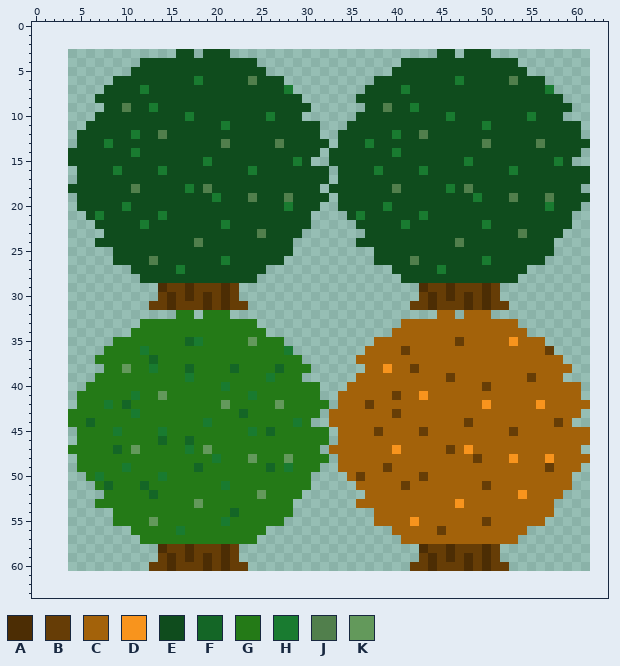
One commit to this pixel-art sprite: xavwi/sprites/spr_bush/48c2f02e-fc75-4398-978b-0e06c39520d2.png. Above is the file before it was changed.
The file is 58x58 pixels. Colours within 5 levels of each other are drawn and written as one. The old version is drawn lined up with the new one, on the new canvas.
Palette (. is transparent): A #4c2d04  B #663d06  C #a3620a  D #f8941d  E #0f4c1d  F #146626  G #247a17  H #197b30  J #517f4c  K #63995b
Pixels before (only the part around the change), first column x 0:
 0 ................................................................
 1 ................................................................
 2 ................................................................
 3 ................EE.EEE.......................EE.EEE.............
 4 ............EEEEEEEEEEEEE................EEEEEEEEEEEEE..........
 5 ...........EEEEEEEEEEEEEEE..............EEEEEEEEEEEEEEE.........
 6 .........EEEEEEEEEHEEEEEJEEE..........EEEEEEEEEHEEEEEJEEE.......
 7 ........EEEEHEEEEEEEEEEEEEEEH........EEEEHEEEEEEEEEEEEEEEH......
 8 .......EEEEEEEEEEEEEEEEEEEEEEE......EEEEEEEEEEEEEEEEEEEEEEE.....
 9 ........EEJEEHEEEEEEEEEEEEEEEEE......EEJEEHEEEEEEEEEEEEEEEEE....
10 .......EEEEEEEEEEHEEEEEEEEHEEE......EEEEEEEEEEHEEEEEEEEHEEE.....
11 ......EEEEEEEEEEEEEEEHEEEEEEEEEE...EEEEEEEEEEEEEEEHEEEEEEEEEE...
12 .....EEEEEEHEEJEEEEEEEEEEEEEEEEE..EEEEEEHEEJEEEEEEEEEEEEEEEEE...
13 .....EEEHEEEEEEEEEEEEJEEEEEJEEEEE.EEEHEEEEEEEEEEEEJEEEEEJEEEEE..
14 ....EEEEEEEHEEEEEEEEEEEEEEEEEEEE.EEEEEEEHEEEEEEEEEEEEEEEEEEEE...
15 ....EEEEEEEEEEEEEEEHEEEEEEEEEHE..EEEEEEEEEEEEEEEHEEEEEEEEEHE....
16 .....EEEEHEEEEHEEEEEEEEEHEEEEEEEE.EEEEHEEEEHEEEEEEEEEHEEEEEEEE..
17 .....EEEEEEEEEEEEEEEEEEEEEEEEEEEE.EEEEEEEEEEEEEEEEEEEEEEEEEEEE..
18 ....EEEEEEEJEEEEEHEJEEEEEEEEEEEE.EEEEEEEJEEEEEHEJEEEEEEEEEEEE...
19 .....EEEEEEEEEEEEEEEHEEEJEEEJEEEE.EEEEEEEEEEEEEEEHEEEJEEEJEEEE..
20 .....EEEEEHEEEEEEEEEEEEEEEEEHEEE..EEEEEHEEEEEEEEEEEEEEEEEHEEE...
21 ......EHEEEEEEHEEEEEEEEEEEEEEEE....EHEEEEEEHEEEEEEEEEEEEEEEE....
22 .......EEEEEHEEEEEEEEHEEEEEEEEE.....EEEEEHEEEEEEEEHEEEEEEEEE....
23 ........EEEEEEEEEEEEEEEEEJEEEE.......EEEEEEEEEEEEEEEEEJEEEE.....
24 .......EEEEEEEEEEEJEEEEEEEEEE.......EEEEEEEEEEEJEEEEEEEEEE......
25 .........EEEEEEEEEEEEEEEEEEEE.........EEEEEEEEEEEEEEEEEEEE......
26 .........EEEEJEEEEEEEHEEEEEE..........EEEEJEEEEEEEHEEEEEE.......
27 ...........EEEEEHEEEEEEEEE..............EEEEEHEEEEEEEEE.........
28 ............EEEEEEEEEEEEE................EEEEEEEEEEEEE..........
29 ..............ABBABBBAB....................ABBABBBAB............
30 ..............BABABABAB....................BABABABAB............
31 .............BBABBBABABB..................BBABBBABABB...........
32 ................GG.GGG.......................CC.CCC.............
33 ............GGGGGGGGGGGGG................CCCCCCCCCCCCC..........
34 ...........GGGGGGGGGGGGGGG..............CCCCCCCCCCCCCCC.........
35 .........GGGGGGGGFHGGGGGKGGG..........CCCCCCCCCBCCCCCDCCC.......
36 ........GGGGHGGGGGGGGGGGGGGGH........CCCCBCCCCCCCCCCCCCCCB......
37 .......GGGGGGFGGGGGGGGGGGGGGGG......CCCCCCCCCCCCCCCCCCCCCCC.....
38 ........GGKGGHGGGFGGGGFGGGGFGGG......CCDCCBCCCCCCCCCCCCCCCCC....
39 .......GGGGGGGGGGHGGGGGGGGHGGG......CCCCCCCCCCBCCCCCCCCBCCC.....
40 ......GGGGGGGGGGGGGGGHGGGGGGGGGG...CCCCCCCCCCCCCCCBCCCCCCCCCC...
41 .....GGGGGGHGGKGGGGGGGGGHGGGGGGG..CCCCCCBCCDCCCCCCCCCCCCCCCCC...
42 .....GGGHGFGGGGGGGGGGKGGGGGKGGGGG.CCCBCCCCCCCCCCCCDCCCCCDCCCCC..
43 ....GGGGGGGHGGGGGGGGGGGFGGGGGGGG.CCCCCCCBCCCCCCCCCCCCCCCCCCCC...
44 ....GGFGGGGGGGGGGGGHGGGGGGGGGHG..CCCCCCCCCCCCCCCBCCCCCCCCCBC....
45 .....GGGGHGGGGHGGGGGGGGGHGFGGGGGG.CCCCBCCCCBCCCCCCCCCBCCCCCCCC..
46 .....GGGGGGGGGFGGFGGGGGGGGGGGGGGG.CCCCCCCCCCCCCCCCCCCCCCCCCCCC..
47 ....GGGGGFGKGGGGGHGKGGGGGGGGGGGG.CCCCCCCDCCCCCBCDCCCCCCCCCCCC...
48 .....GGGGGGGGGGGGGGGHGGGKGGGKGGGG.CCCCCCCCCCCCCCCBCCCDCCCDCCCC..
49 .....GGGGGHGGGGGGGFGGGGGGGFGHGGG..CCCCCBCCCCCCCCCCCCCCCCCBCCC...
50 ......GHGGGGGGHGGGGGGGGGGGGGGGG....CBCCCCCCBCCCCCCCCCCCCCCCC....
51 .......GFGGGFGGGGGGGGHGGGGGGGGG.....CCCCCBCCCCCCCCBCCCCCCCCC....
52 ........GGGGGFGGGGGGGGGGGKGGGG.......CCCCCCCCCCCCCCCCCDCCCC.....
53 .......GGGGGGGGGGGKGGGGGGGGGG.......CCCCCCCCCCCDCCCCCCCCCC......
54 .........GGGGGGGGGGGGGFGGGGGG.........CCCCCCCCCCCCCCCCCCCC......
55 .........GGGGKGGGGGGGHGGGGGG..........CCCCDCCCCCCCBCCCCCC.......
56 ...........GGGGGHGGGGGGGGG..............CCCCCBCCCCCCCCC.........
57 ............GGGGGGGGGGGGG................CCCCCCCCCCCCC..........
58 ..............ABBABBBAB....................ABBABBBAB............
59 ..............BABABABAB....................BABABABAB............
60 .............BBABBBABABB..................BBABBBABABB...........
61 ................................................................
62 ................................................................
63 ................................................................
After the commit:
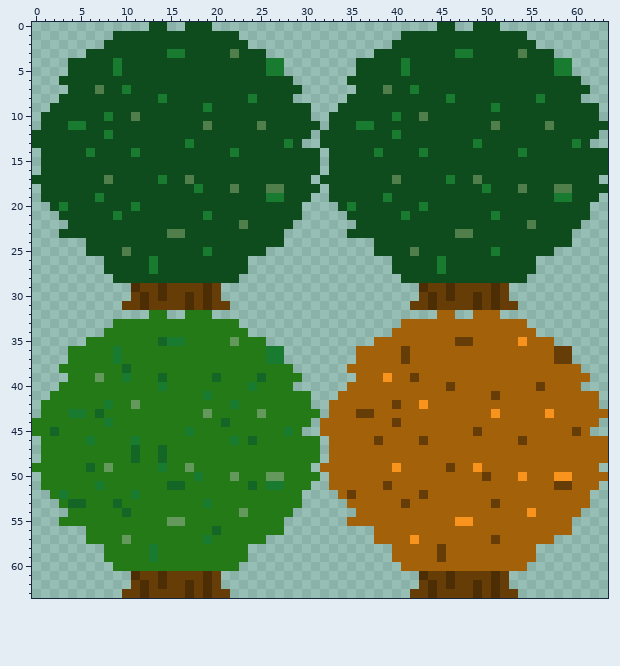
From old to new:
canvas 58x58 -> 64x64, the old top-left corner now at 4,3
Changed rows in their new state; - is an unchanged pixel.
first column x 0:
 0 -------------EE--EEE-------------------------EE--EEE------------
 1 ---------EEEEEEEEEEEEEE------------------EEEEEEEEEEEEEE---------
 2 --------EEEEEEEEEEEEEEEE----------------EEEEEEEEEEEEEEEE--------
 3 ------EEEEEEEEEHH-E---JEEE------------EEEEEEE--HH--EEEJEEE------
 4 ----EEEEEHEE-------------EHH--------EEEEEH------------EEEEHH----
 5 ----EEEEEHE---------------HH--------EEEE-H-------------EEEHH----
 6 ---EEEEEE---------E-----E---E------EEE---------E-----E---EEEE---
 7 ----EEEJ--H-E---------------EE------E--J-EH--------------EEEEE--
 8 ---EEEE-------H---------H----.-----E----------H---------H--EE---
 9 --EEEEEE--E--E-----H--------------EEE--E--E--------H--------EEE-
10 -EEEEEE-H--J-----E--------E---E--EEE----H--J--E--------E---EEEE-
11 -EEEHH-------------J-E---J-------EE-HH------------EJ-----J---EEE
12 EEEEE---H--E--E----------------.EE---------E-----------------EE-
13 EEEEE---E--------H---E-----EH-..-E---E-----------HE-----E---H---
14 -EEE--H---------------H---------------H-E--H----------H------EEE
15 -EEE---------------E---------E-E----------------E---------E-EEEE
16 -EEEE----E----E---------E-------.E----E----E---------E--------EE
17 EEEEE---J-----H--J-------------.-E------J-----H--J------------E-
18 -EEE-------E-----EHE--J---JJ------------E-----E-E-H---J---JJ-EEE
19 -EEEE--H------------E---E-HHE--..E-----H---------E---E---EHH--E-
20 --EHE-----EH----------------E-..---H---E---H-------------E---E--
21 ---EEE-E-H----E----H----------.-----E----H-E-------H--------EE--
22 ----EEE-----E--------E-J-----..----------E--------E----J----E---
23 ---EEEEE-------JJ--------E--..-----EE----------JJ-----E----E----
24 ------E-----------E---------.-------..---------E----------EE----
25 ------EEE-J--------H------...-------------J--------H------------
26 --------E----H-------E--....----------..--E--H----E-----.-------
27 --------EEE--H--E-------..-----------------------------E--------
28 ---------EEE-----------..-----------------------------E---------
29 -----------ABB---B-A-..---------------------------BAB-----------
30 -----------BABAB-----..-------------------------BABAB-----------
31 ----------BBA--B-A---B..------------------------BABA-B----------
32 -------------GG-.-G-..--------------------------.--C------------
33 ---------GGG-----------..-----------------------------C---------
34 --------GGG-------------..-----------------------------C--------
35 ------GGG-----FHHGG---K-G-..--------------------B----CD--C------
36 ----GGGG-H--G-------------HH.-------C--------------------CBB----
37 ----GGG--H---G------------HH..-----------B----------------BB----
38 ---GGGGG--F--G---G----G----G-..----CC--C--C-----------------C---
39 ----GGGK--H---F--G--F----FG------------D--B---C--------C---CCC--
40 ---GGG--------H------G--H----...--------------B---C-----B-------
41 --GGG------G--G----H----G------.--------C--C-------B---------CC-
42 -GGGG-----GK---------GH----G---..C---C--B--D------C-----C-----C-
43 -GGGHH-F---G-------K---G-K----------BB--C----------D-----D---CCC
44 GGGG--G-H----------G-F-------G--C-------B-------C---------C-CCC-
45 GGFGG----G----G--H------G-G-H-..CC----C----C-----B---C------B---
46 -GGGG-H----H--G--G----H-F-------.C----B----B----------B-------CC
47 -GGG-----G-F--F--G-G--------------------C-----C-C------------CCC
48 -GGGG------F--F-----G---G---G---.C---------------C---C---C----CC
49 GGGGG-F-K-G---H--KG-------G-G--.CC-----CD-----B--D-------C---CC-
50 -GGGGG-G------G---H---K---KK---G-CC-C------C------B---D---DDCCCC
51 -GGGGGGHG---G--FF----G--F-HH-----CCC---B-C--------C-------BBCCC-
52 --GHGGGG---H-G-----------G--------CBC------B----------C----CCC--
53 ---GFFG--F--------GH---------G-----C-----B-----C---B------CCCC--
54 ----GGGGG-F-----------GK------------CC-----------------D--CCC---
55 ---GGGGGG----G-KK----G-------------CCC----C----DD-C------CCC----
56 ------GGGGG-----G---F-----GG----------CC-----C---------CCCCC----
57 ------GGGGKG-------H-----G------------CCC-D--------B--CCCC------
58 --------GGGGGHGGGGGGGGGG----------------CCCCC-CCCCCCCCCC--------
59 --------GGGGGHGGGGGGGGGG----------------CCCCC-CCCCCCCCCC--------
60 ---------GGGGGGGGGGGGGG.-----------------CCCCCCCCCCCCCC---------
61 -----------ABBABBBBAB----------------------ABBABBBBAB-----------
62 -----------BABABBABAB----------------------BABABBABAB-----------
63 ----------BBABBBBABABB--------------------BBABBBBABABB----------
Changed places in both pictures, as pixel boxes (x1, y1, x2, y2):
changed: (32, 22, 608, 598)
